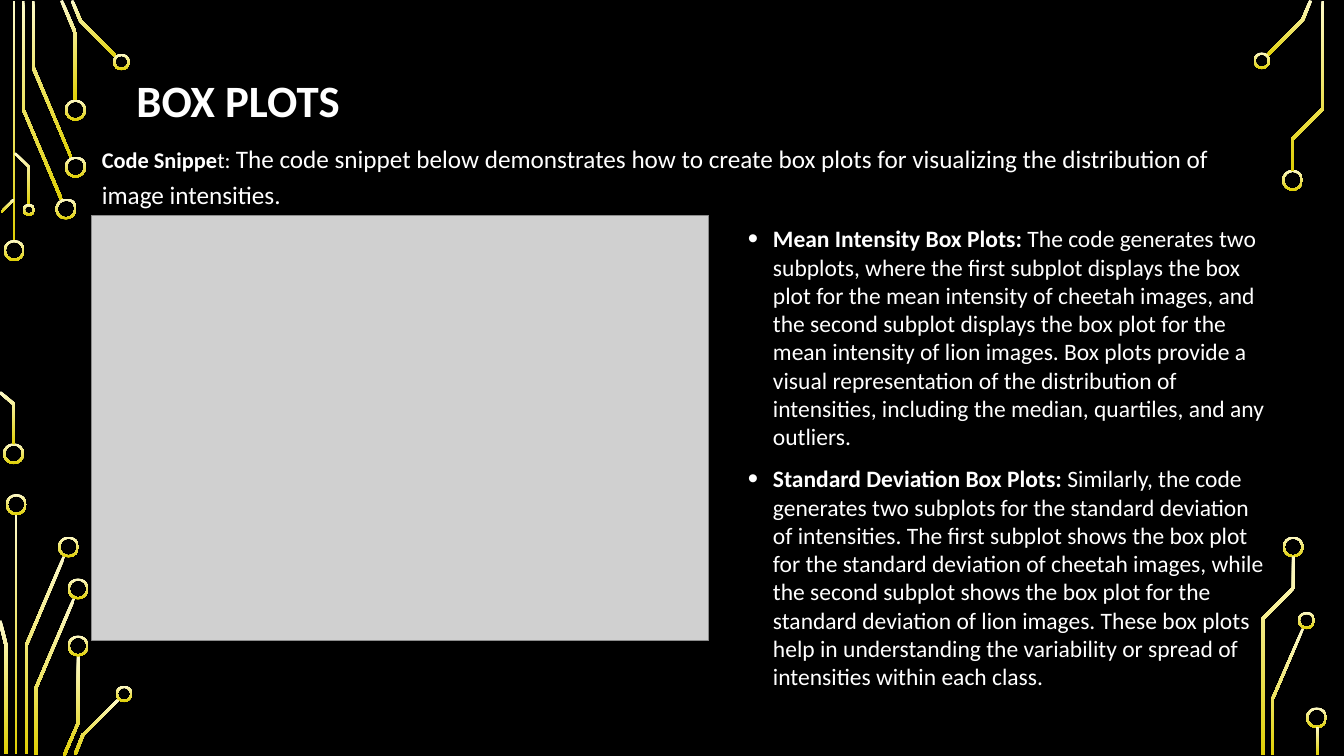
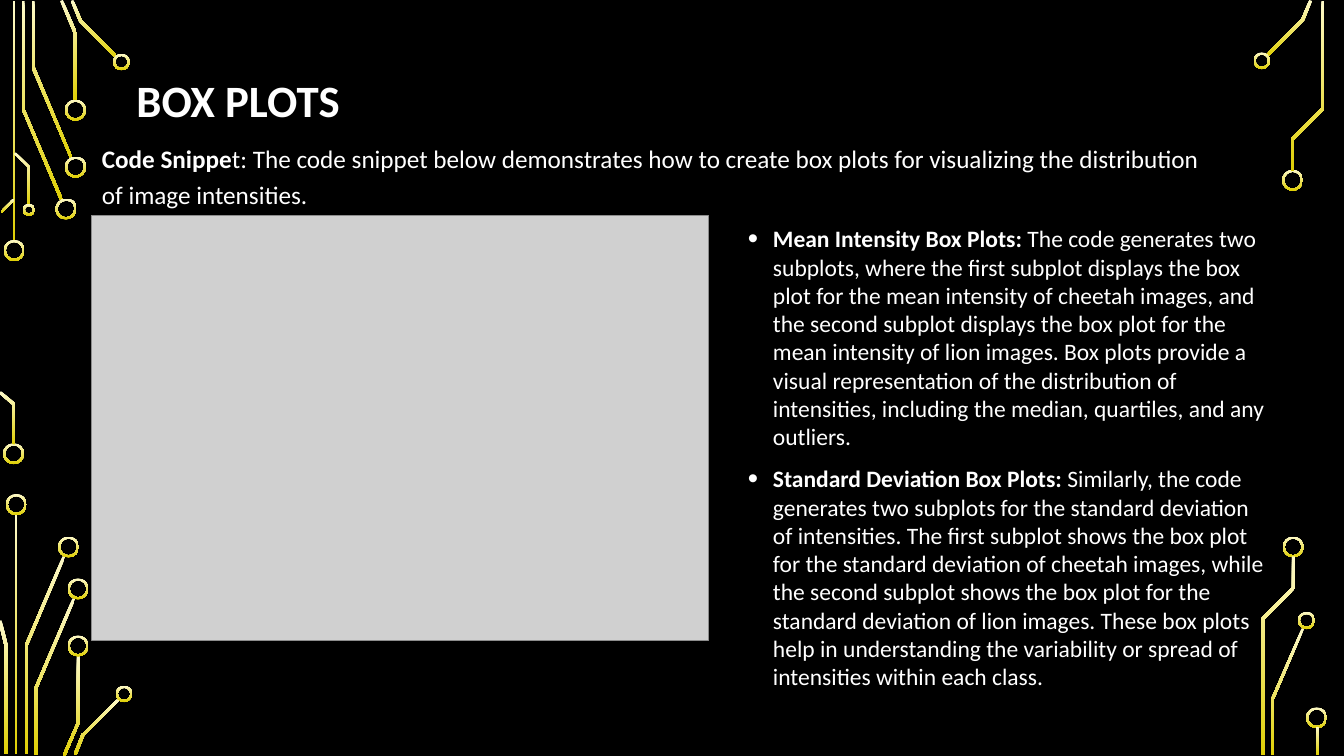
Before and after one commit to Samiur00/ST1_Capstone-Project, a slide deck: slide 8 of capstone_presentation.pptx. Drawn at 1344x756 pixels with LibreOffice and Linux fonts; fonts in the diff are those of the drawing; grey boxes stand for pictures; background and template pictures are left out. Boxes give left, top, right and bottom in pixels: in the first picture for what was removed or moved away, otherwise in the second. Text is boxed around its words. In the diff, an @@ line names an element or a change of style, - is before the commit and + after.

```diff
--- a/capstone_presentation.pptx
+++ b/capstone_presentation.pptx
@@ text "Code Snippet: The code snippet ..." at <box>102,150,1197,209</box>: size 16 to 18 pt in "Code Snippet:" @@
```
Also in this commit, not shown: 9 other slides changed.
